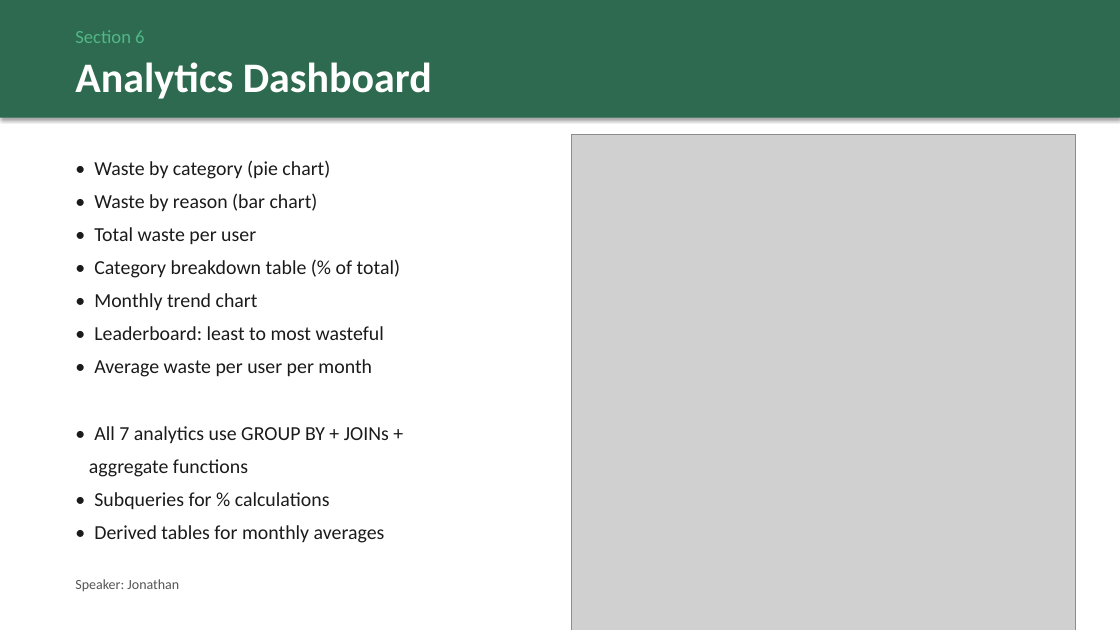
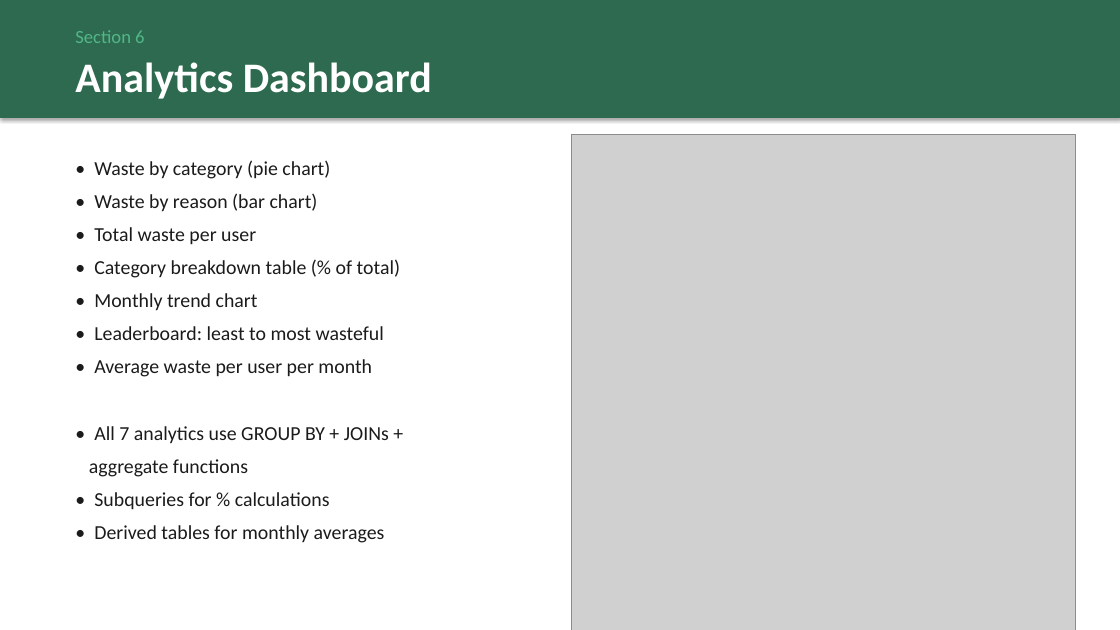
Before and after one commit to jonathan-chamberlin/cs3200-project, a slide deck: slide 7 of presentation/CS3200_Food_Waste_Tracker.pptx. Drawn at 1120x630 pixels with LibreOffice and Linux fonts; fonts in the diff are those of the drawing; grey boxes stand for pictures. Boxes give left, top, right and bottom in pixels: in the first picture for what was removed or moved away, otherwise in the second. Text is boxed around its words. In the diff, an @@ line names an element or a change of style, - is before the commit and + after.

```diff
--- a/presentation/CS3200_Food_Waste_Tracker.pptx
+++ b/presentation/CS3200_Food_Waste_Tracker.pptx
@@ text removed at bbox=[75, 579, 179, 591] @@
-Speaker: Jonathan
```
Also in this commit, not shown: 9 other slides changed, 1 other file.
